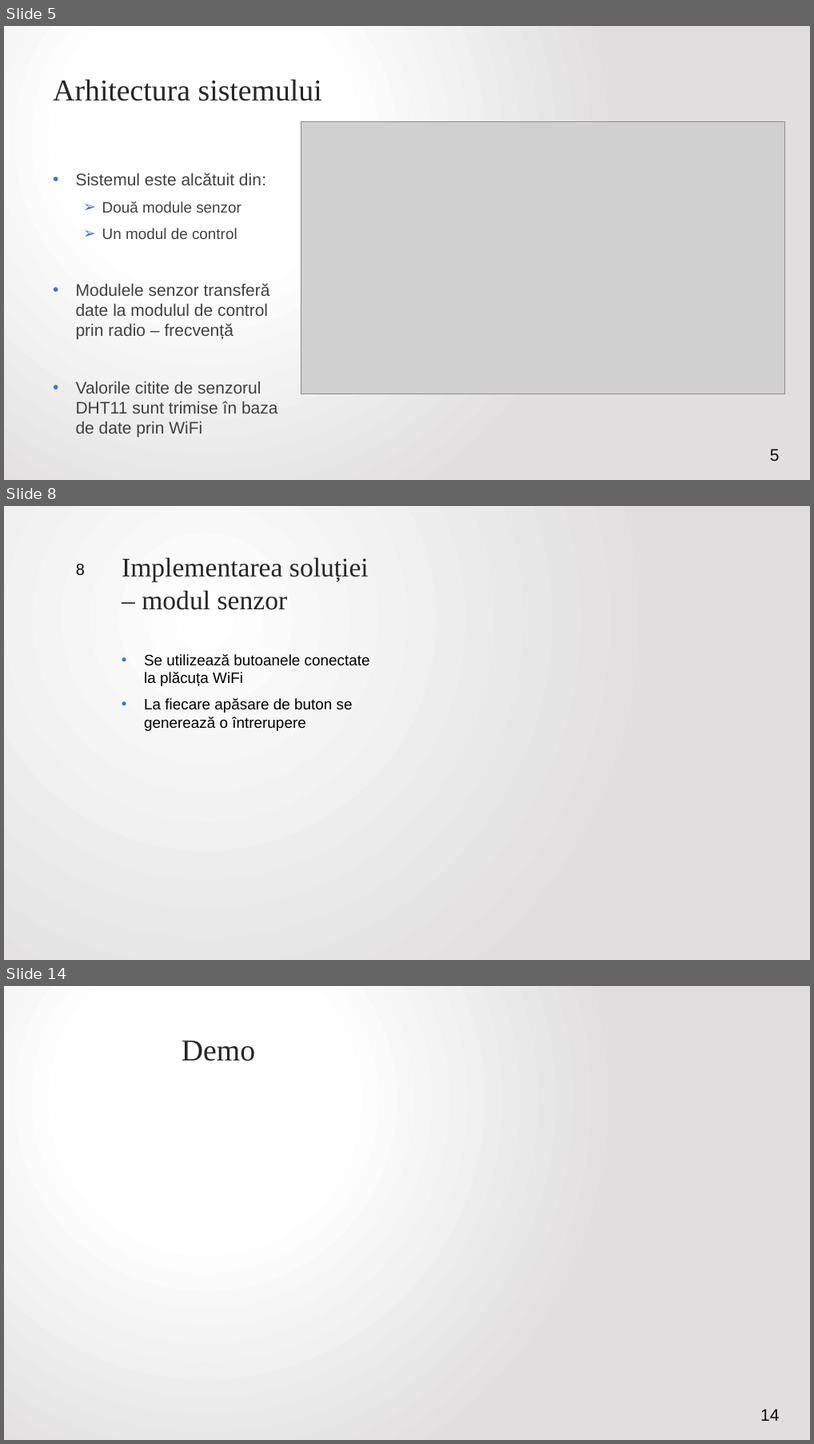
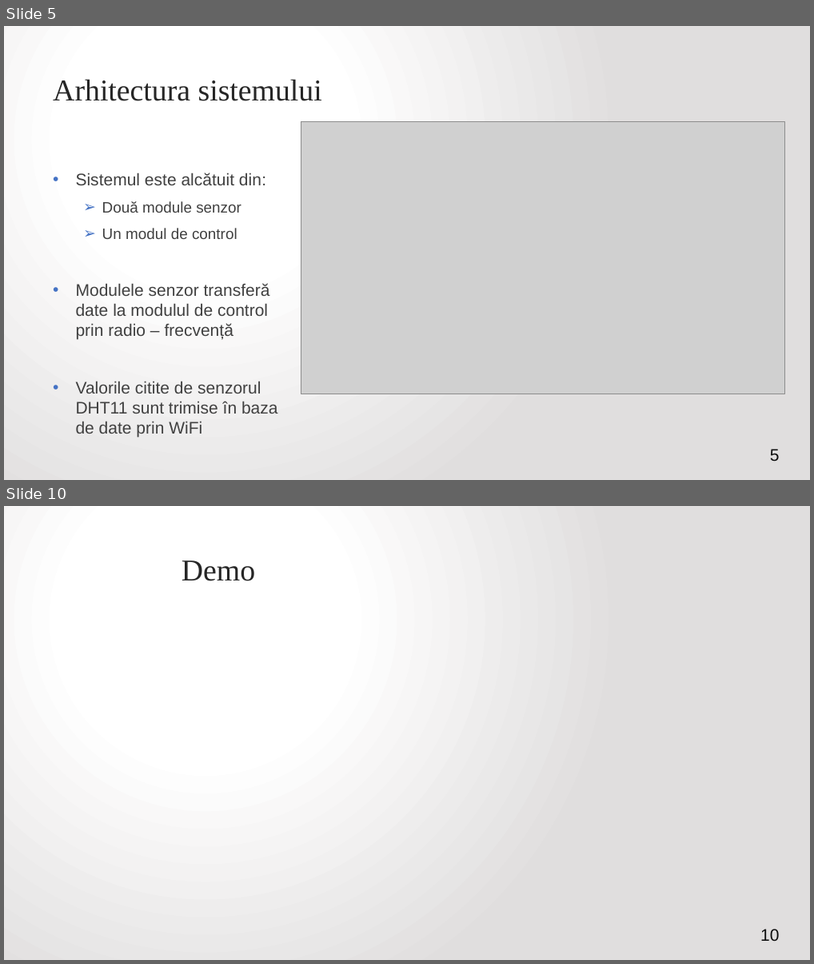
Before and after one commit to VitomirDragan/TemperatureManagement-IOT-, a slide deck: Prezentare/Termostat inteligent controlat printr-o aplicație web.pptx. Shown one above the other, each under a label of ours: slides 5, 8 and 14 before the commit, slides 5 and 10 after it; the slides between them are not shown. The pictures are 814x1444 and 814x964 pixels, drawn with LibreOffice and Linux fonts; fonts in the diff are those of the drawing; grey boxes stand for pictures. Boxes give left, top, right and bottom in pixels: in the first picture for what was removed or moved away, otherwise in the second. Text is boxed around its words. In the diff, an @@ line names an element or a change of style, - is before the commit and + after.

```diff
--- a/Prezentare/Termostat inteligent controlat printr-o aplicație web.pptx
+++ b/Prezentare/Termostat inteligent controlat printr-o aplicație web.pptx
@@ slide 8 removed at bbox=[4, 506, 810, 960], background gradient #FFFFFF to #E1DFDF @@
@@ page number removed at bbox=[76, 564, 85, 576] @@
-8
@@ title removed at bbox=[122, 557, 369, 610] @@
-Implementarea soluției – modul senzor
@@ text removed at bbox=[144, 654, 370, 731] @@
-• Se utilizează butoanele conectate la plăcuța WiFi
-• La fiecare apăsare de buton se generează o întrerupere
@@ what was slide 14 is now slide 10 @@
@@ page number at bbox=[761, 928, 779, 940]: text changed @@
-14
+10
```
Also in this commit, not shown: 4 slides changed, 2 slides added, 5 other slides removed, 10 other files.
